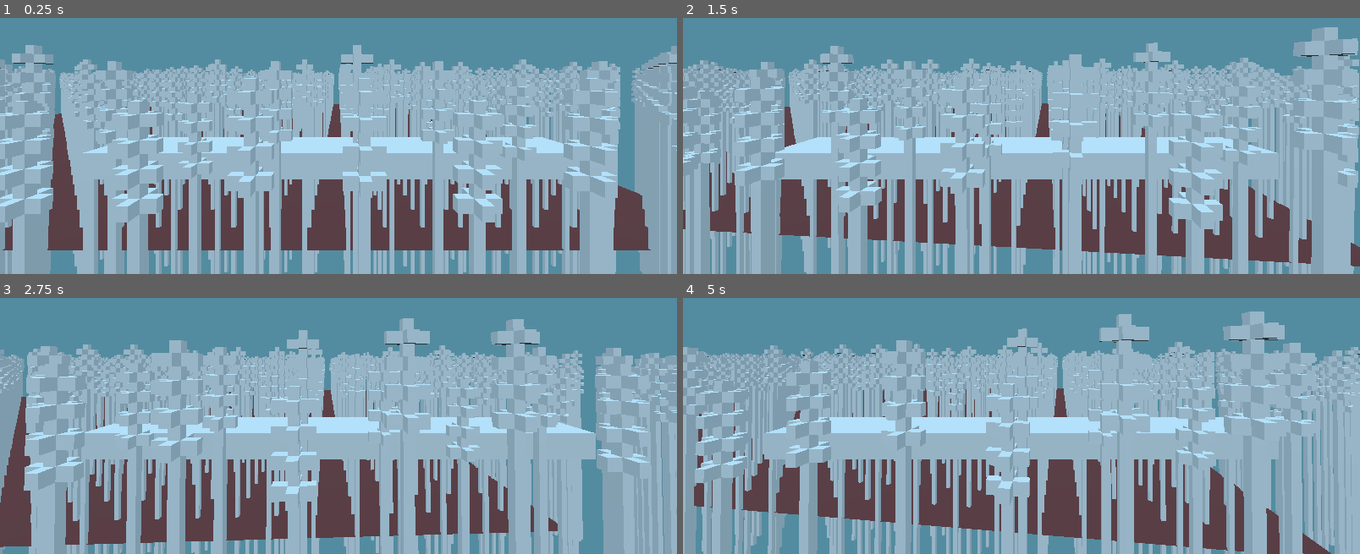
Above: before the commit, frames 1-4 (two rows, left to right).
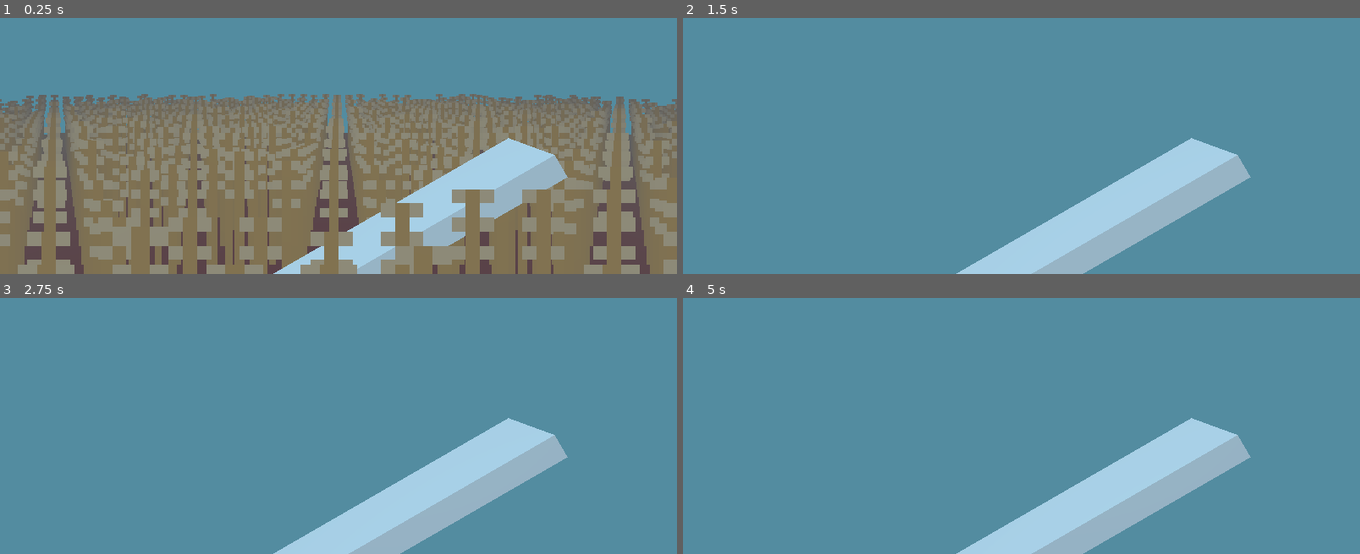
Above: after the commit, the same moments.

Repository: dedekm/ld52
Game: Godot game, scene res://src/Level.tscn
The game is run twice, just before and just after one commit, with the same random seed, the same clock (stepped at 60 frames per second) and the same inputs.
Inputs (mouse positions are in pixels of both pictures, inside the frame that each line leads up to):
- Up to frame 1 (0.25 s): no input
- Up to frame 2 (1.5 s): move the mouse to (1055, 74) at 0.52 s; hold Up (ui_up) from 0.53 s (still down); move the mouse to (987, 76) at 1.27 s
- Up to frame 3 (2.75 s): keep holding Up (ui_up); move the mouse to (352, 349) at 2.02 s
- Up to frame 4 (5 s): keep holding Up (ui_up); move the mouse to (1014, 362) at 2.77 s; move the mouse to (1068, 362) at 3.52 s; move the mouse to (967, 351) at 4.27 s

The runs differ from the first frame. In frame 1, 78% of the frame differs, in the area x 0-100%, y 10-100%; in frame 2, 77%; in frame 3, 75%; in frame 4, 76%.

Commit message:
add proportional cutting

Diff:
--- a/default_env.tres
+++ b/default_env.tres
@@ -7,9 +7,9 @@
 background_mode = 3
 background_sky = SubResource( 1 )
 background_color = Color( 0.32549, 0.54902, 0.627451, 1 )
-fog_color = Color( 0.87451, 0.615686, 0, 1 )
+fog_enabled = true
+fog_color = Color( 0.372549, 0.372549, 0.372549, 1 )
 fog_sun_color = Color( 1, 1, 1, 1 )
 fog_depth_begin = 2.0
-fog_depth_end = 15.0
-fog_depth_curve = 2.0
+fog_depth_end = 20.0
 dof_blur_far_distance = 20.0
--- /dev/null
+++ b/src/GrassStraw.gd
@@ -0,0 +1,11 @@
+extends Spatial
+
+func _ready():
+  pass
+
+func cut(point: Vector3):
+  translation.y = point.y - 2.2
+  if translation.y < -2:
+    translation.y = -2
+
+  $AnimatedSprite3D.play("cut")
--- a/src/GrassStraw.tscn
+++ b/src/GrassStraw.tscn
@@ -1,7 +1,9 @@
-[gd_scene load_steps=8 format=2]
+[gd_scene load_steps=10 format=2]
 
 [ext_resource path="res://assets/grass.png" type="Texture" id=1]
 [ext_resource path="res://assets/straw.obj" type="ArrayMesh" id=2]
+[ext_resource path="res://assets/grass_cut.png" type="Texture" id=3]
+[ext_resource path="res://src/GrassStraw.gd" type="Script" id=4]
 
 [sub_resource type="BoxShape" id=3]
 
@@ -22,6 +24,11 @@
 
 [sub_resource type="SpriteFrames" id=7]
 animations = [ {
+"frames": [ ExtResource( 3 ) ],
+"loop": true,
+"name": "cut",
+"speed": 5.0
+}, {
 "frames": [ SubResource( 4 ), SubResource( 5 ), SubResource( 6 ) ],
 "loop": true,
 "name": "default",
@@ -29,21 +36,23 @@
 } ]
 
 [node name="Grass" type="Spatial"]
+script = ExtResource( 4 )
 
-[node name="StaticBody" type="StaticBody" parent="."]
+[node name="HitArea" type="Area" parent="."]
 transform = Transform( 0.25, 0, 0, 0, 1, 0, 0, 0, 0.25, 0, 1, 0 )
 
-[node name="CollisionShape" type="CollisionShape" parent="StaticBody"]
+[node name="CollisionShape" type="CollisionShape" parent="HitArea"]
 shape = SubResource( 3 )
 
 [node name="AnimatedSprite3D" type="AnimatedSprite3D" parent="."]
 transform = Transform( 10, 0, 0, 0, 10, 0, 0, 0, 10, 0, 1, 0 )
-visible = false
-billboard = 1
+billboard = 2
 shaded = true
 frames = SubResource( 7 )
+frame = 2
 playing = true
 
 [node name="StrawMesh" type="MeshInstance" parent="."]
 transform = Transform( 0.2, 0, 0, 0, 0.2, 0, 0, 0, 0.2, 0, -1.08371, 0 )
+visible = false
 mesh = ExtResource( 2 )
--- a/src/Level.tscn
+++ b/src/Level.tscn
@@ -8,6 +8,7 @@
 
 [sub_resource type="PlaneMesh" id=1]
 material = SubResource( 2 )
+size = Vector2( 3, 3 )
 
 [node name="Level" type="Spatial"]
 script = ExtResource( 2 )
--- a/src/Player.gd
+++ b/src/Player.gd
@@ -9,21 +9,31 @@
 
 const DEACCEL= 16
 const MAX_SLOPE_ANGLE = 40
+const MOUSE_SENSITIVITY = 0.1
 
-var camera
-var rotation_helper
-
-var MOUSE_SENSITIVITY = 0.1
+onready var camera := $Rotation_Helper/Camera
+onready var rotation_helper := $Rotation_Helper
+onready var ray := $Rotation_Helper/Hands/Scythe/RayCast
 
 func _ready():
-  camera = $Rotation_Helper/Camera
-  rotation_helper = $Rotation_Helper
-
   Input.set_mouse_mode(Input.MOUSE_MODE_CAPTURED)
 
 func _physics_process(delta):
   process_input(delta)
   process_movement(delta)
+
+  var collisions = []
+  while ray.is_colliding():
+    var obj : Object = ray.get_collider()
+
+    obj.get_parent().cut(ray.get_collision_point())
+
+    collisions.append(obj)
+    ray.add_exception(obj)
+    ray.force_raycast_update()
+
+  for obj in collisions:
+    ray.remove_exception( obj )
 
 func process_input(_delta):
   dir = Vector3()
@@ -82,6 +92,3 @@
     var camera_rot = rotation_helper.rotation_degrees
     camera_rot.x = clamp(camera_rot.x, -70, 70)
     rotation_helper.rotation_degrees = camera_rot
-
-func _on_ScytheArea_body_entered(body: PhysicsBody):
-  body.get_parent().queue_free()
--- a/src/Player.tscn
+++ b/src/Player.tscn
@@ -1,10 +1,8 @@
-[gd_scene load_steps=5 format=2]
+[gd_scene load_steps=4 format=2]
 
 [ext_resource path="res://src/Player.gd" type="Script" id=1]
 
 [sub_resource type="CubeMesh" id=3]
-
-[sub_resource type="BoxShape" id=2]
 
 [sub_resource type="CapsuleShape" id=1]
 
@@ -15,25 +13,27 @@
 transform = Transform( 1, 0, 0, 0, 1, 0, 0, 0, 1, 0, 2, 0 )
 
 [node name="Camera" type="Camera" parent="Rotation_Helper"]
+transform = Transform( 1, 0, 0, 0, 1, 0, 0, 0, 1, 0, 1, 0 )
 far = 20.0
 
 [node name="Hands" type="Spatial" parent="Rotation_Helper"]
 transform = Transform( 1, 0, 0, 0, 1, 0, 0, 0, 1, 0, -2, 0 )
 
-[node name="ScytheArea" type="Area" parent="Rotation_Helper/Hands"]
-transform = Transform( 1, 0, 0, 0, 1, 0, 0, 0, 1, 0, 1.3, -2.5 )
+[node name="Scythe" type="Spatial" parent="Rotation_Helper/Hands"]
+transform = Transform( 0.866025, -0.5, 0, 0.5, 0.866025, 0, 0, 0, 1, 0, 1.3, -2.5 )
 
-[node name="MeshInstance" type="MeshInstance" parent="Rotation_Helper/Hands/ScytheArea"]
+[node name="MeshInstance" type="MeshInstance" parent="Rotation_Helper/Hands/Scythe"]
 transform = Transform( 2, 0, 0, 0, 0.1, 0, 0, 0, 0.3, 0, 0, 0 )
 mesh = SubResource( 3 )
 skeleton = NodePath("../..")
 
-[node name="CollisionShape" type="CollisionShape" parent="Rotation_Helper/Hands/ScytheArea"]
-transform = Transform( 2, 0, 0, 0, 0.1, 0, 0, 0, 0.25, 0, 0, 0 )
-shape = SubResource( 2 )
+[node name="RayCast" type="RayCast" parent="Rotation_Helper/Hands/Scythe"]
+transform = Transform( 1, 0, 0, 0, 1, 0, 0, 0, 1, 2, 0, 0 )
+enabled = true
+cast_to = Vector3( -4, 0, 0 )
+collide_with_areas = true
+collide_with_bodies = false
 
 [node name="CollisionShape" type="CollisionShape" parent="."]
 transform = Transform( 1, 0, 0, 0, -4.37114e-08, -1, 0, 1, -4.37114e-08, 0, 1.5, 0 )
 shape = SubResource( 1 )
-
-[connection signal="body_entered" from="Rotation_Helper/Hands/ScytheArea" to="." method="_on_ScytheArea_body_entered"]
Binary file added: assets/grass_cut.png
Not shown, added: assets/grass_cut.png.import
